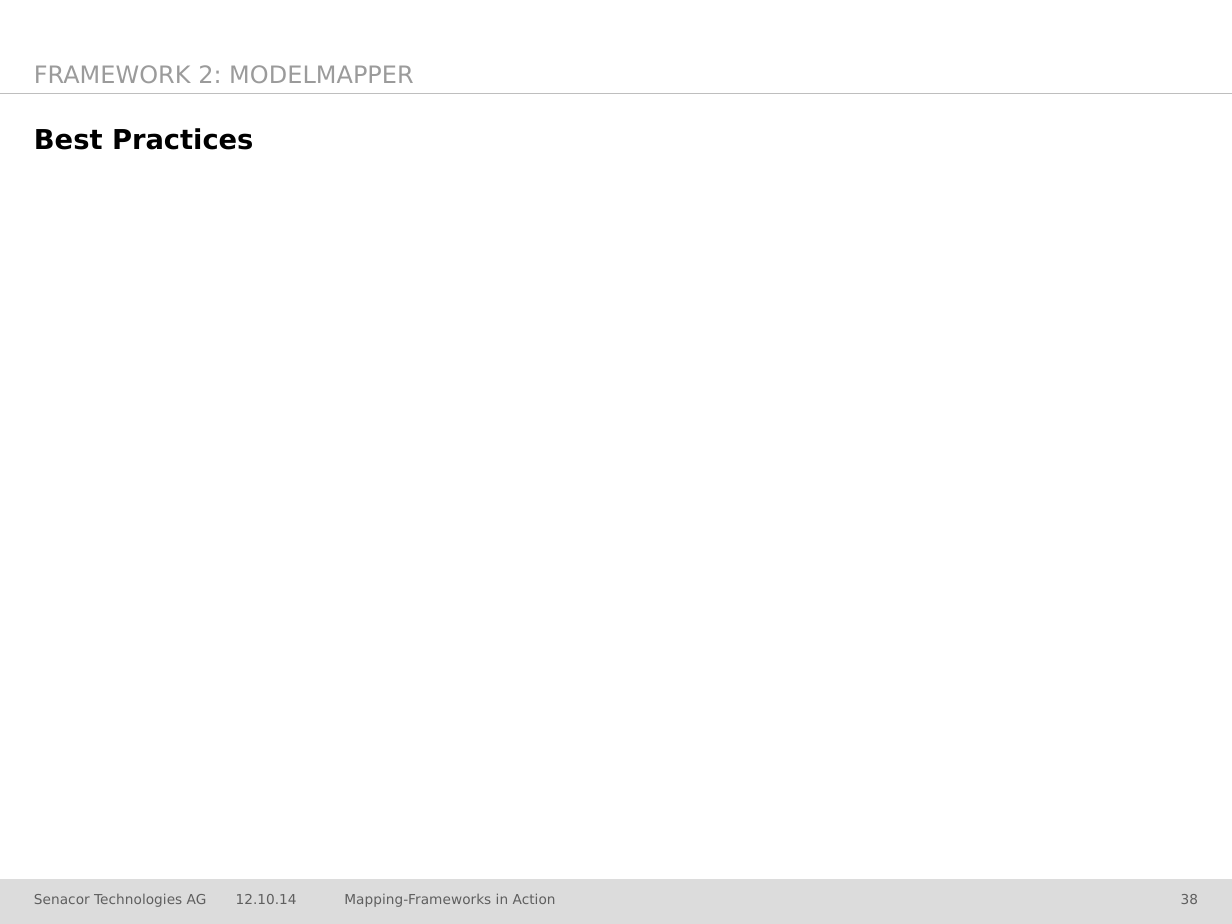
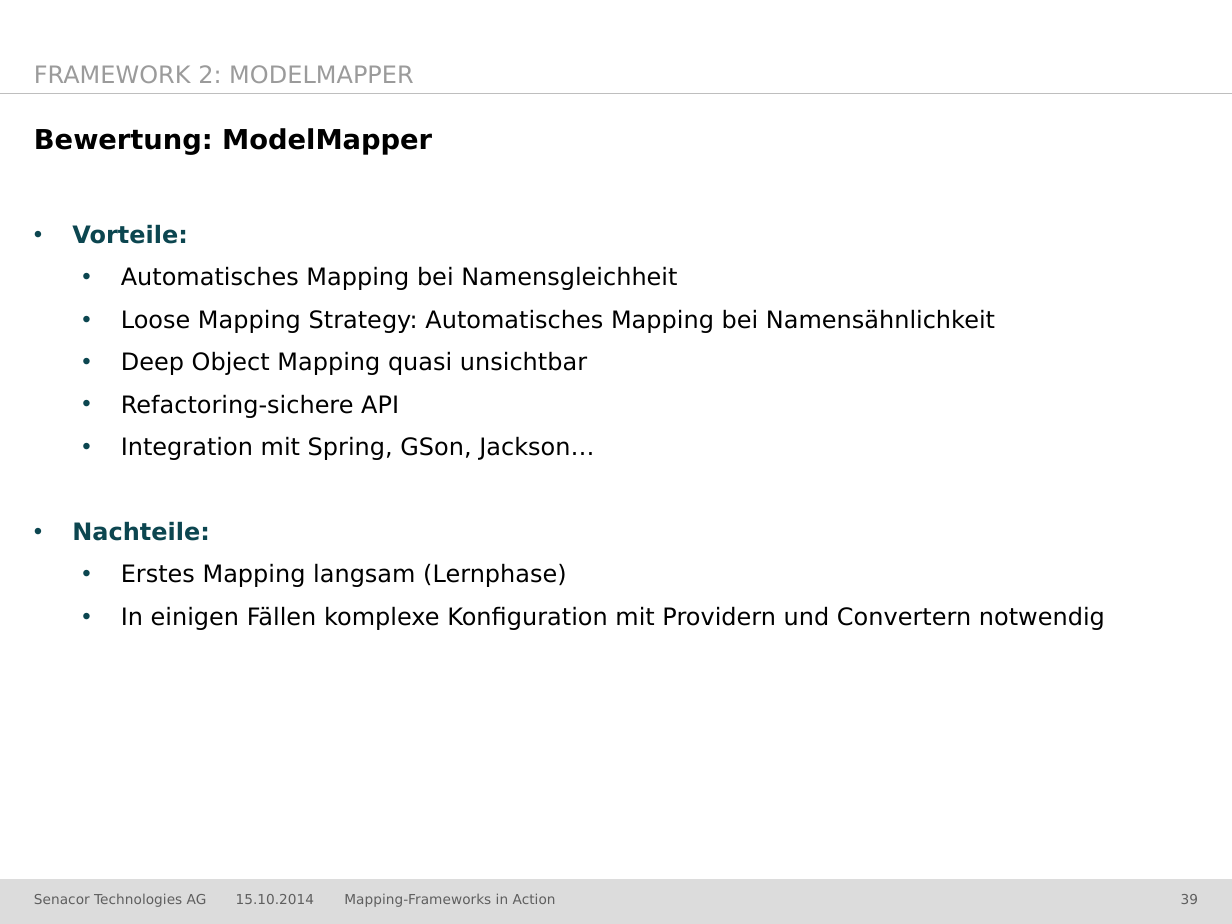
Before and after one commit to jschwalb/Mappings, a slide deck: slide 39 of presentation.pptx (slide 38 before the commit). Drawn at 1232x924 pixels with LibreOffice and Linux fonts; fonts in the diff are those of the drawing; background and template pictures are left out. Boxes give left, top, right and bottom in pixels: in the first picture for what was removed or moved away, otherwise in the second. Text is boxed around its words. In the diff, an @@ line names an element or a change of style, - is before the commit and + after.

```diff
--- a/presentation.pptx
+++ b/presentation.pptx
@@ title at (x1=34, y1=128, x2=432, y2=155): text changed @@
-Best Practices
+Bewertung: ModelMapper
@@ text added at (x1=72, y1=224, x2=1105, y2=630), 14 pt, text #000000 @@
+• Vorteile:
+    • Automatisches Mapping bei Namensgleichheit
+    • Loose Mapping Strategy: Automatisches Mapping bei Namensähnlichkeit
+    • Deep Object Mapping quasi unsichtbar
+    • Refactoring-sichere API
+    • Integration mit Spring, GSon, Jackson…
+• Nachteile:
+    • Erstes Mapping langsam (Lernphase)
+    • In einigen Fällen komplexe Konfiguration mit Providern und Convertern notwendig
@@ text at (x1=236, y1=894, x2=315, y2=904): text changed @@
-12.10.14
+15.10.2014
```
Also in this commit, not shown: 49 other slides changed, 1 slide added, 12 other files.
